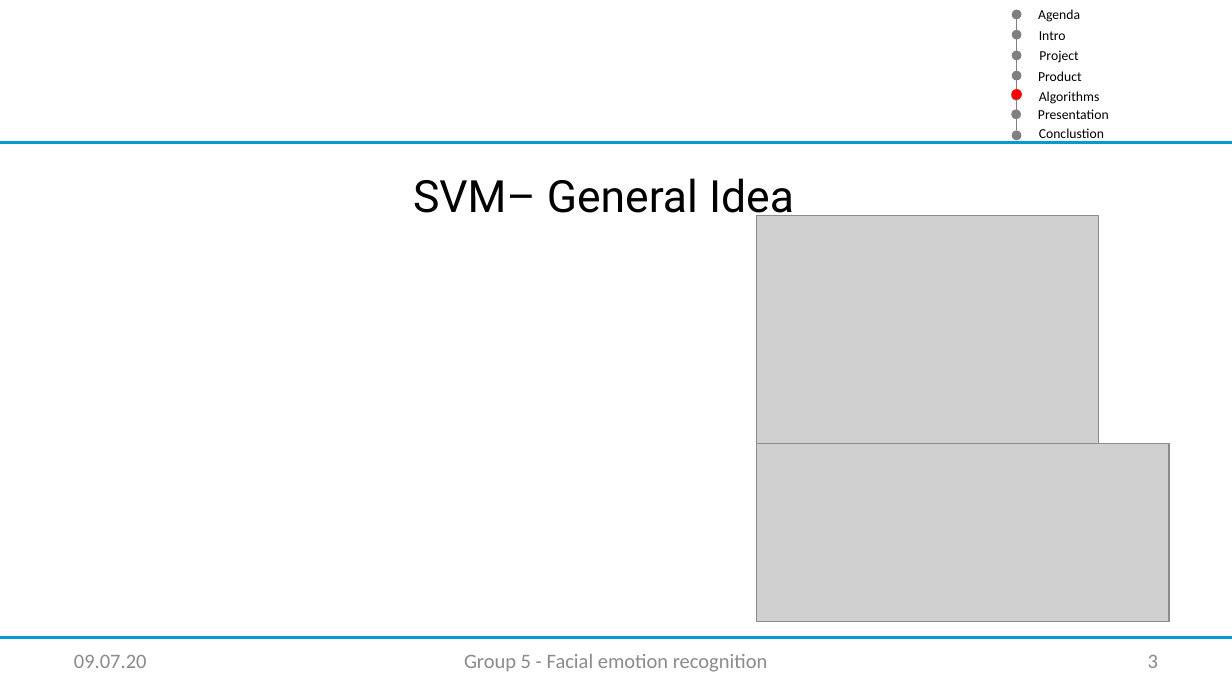
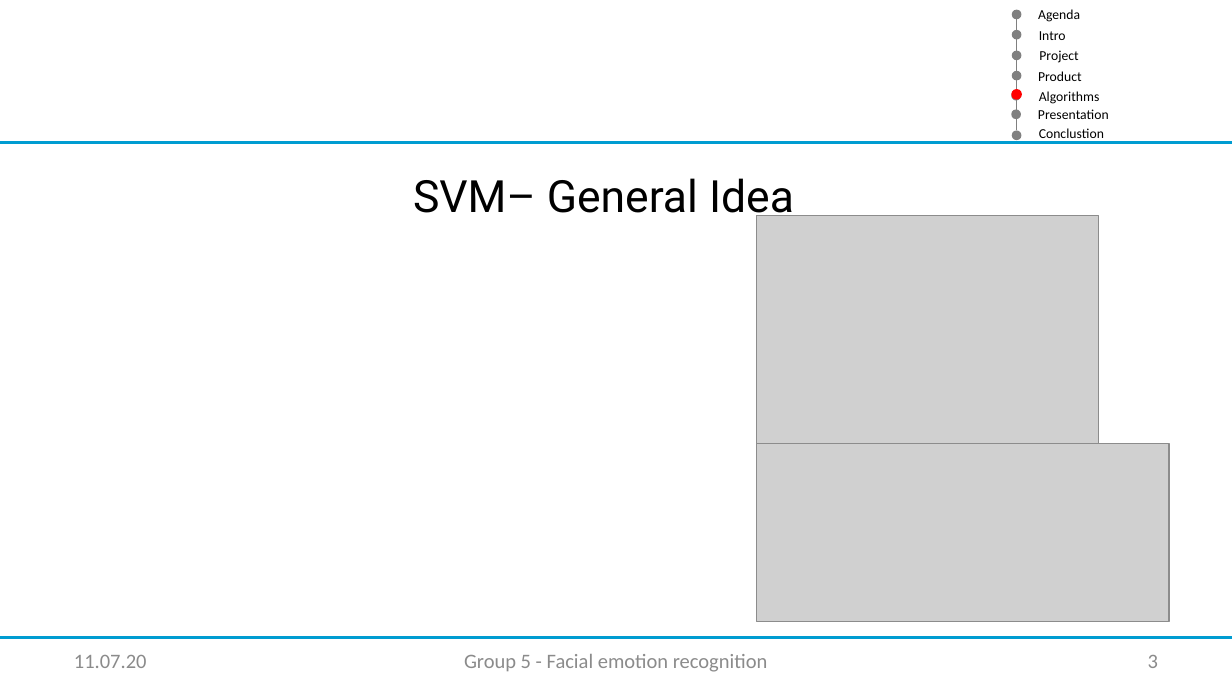
Before and after one commit to XamLe/facial_emotion, a slide deck: slide 3 of Documentation/SVM Folien.pptx. Drawn at 1232x693 pixels with LibreOffice and Linux fonts; fonts in the diff are those of the drawing; grey boxes stand for pictures; background and template pictures are left out. Boxes give left, top, right and bottom in pixels: in the first picture for what was removed or moved away, otherwise in the second. Text is boxed around its words. In the diff, an @@ line names an element or a change of style, - is before the commit and + after.

```diff
--- a/Documentation/SVM Folien.pptx
+++ b/Documentation/SVM Folien.pptx
@@ text at (74, 655, 147, 668): text changed @@
-09.07.20
+11.07.20
```
Also in this commit, not shown: 4 other slides changed, 1 slide added.
